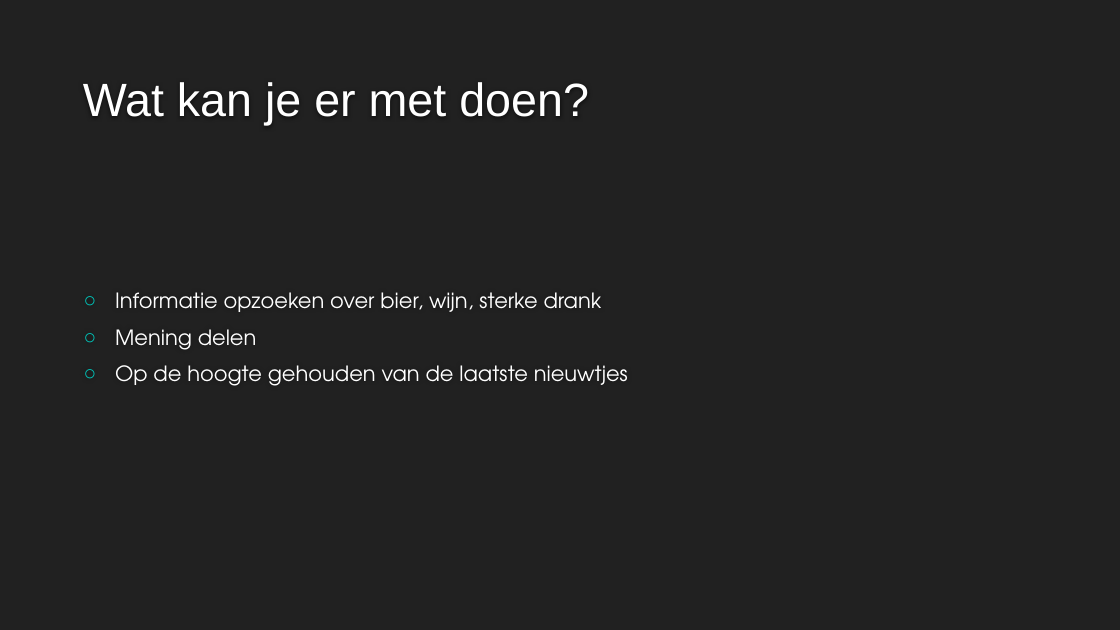
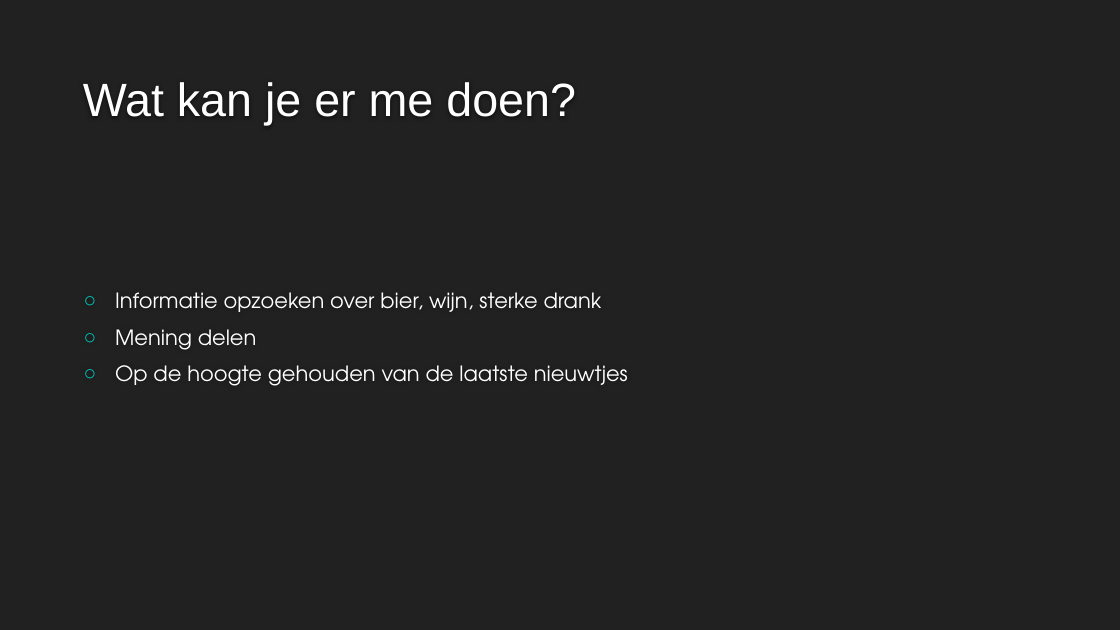
Before and after one commit to michielvh2002/Co-Working, a slide deck: slide 3 of widrinks.pptx. Drawn at 1120x630 pixels with LibreOffice and Linux fonts; fonts in the diff are those of the drawing; background and template pictures are left out. Boxes give left, top, right and bottom in pixels: in the first picture for what was removed or moved away, otherwise in the second. Text is boxed around its words. In the diff, an @@ line names an element or a change of style, - is before the commit and + after.

```diff
--- a/widrinks.pptx
+++ b/widrinks.pptx
@@ title at [83,82,576,125]: text changed @@
-Wat kan je er met doen?
+Wat kan je er me doen?
```
Also in this commit, not shown: 1 other slide changed.
